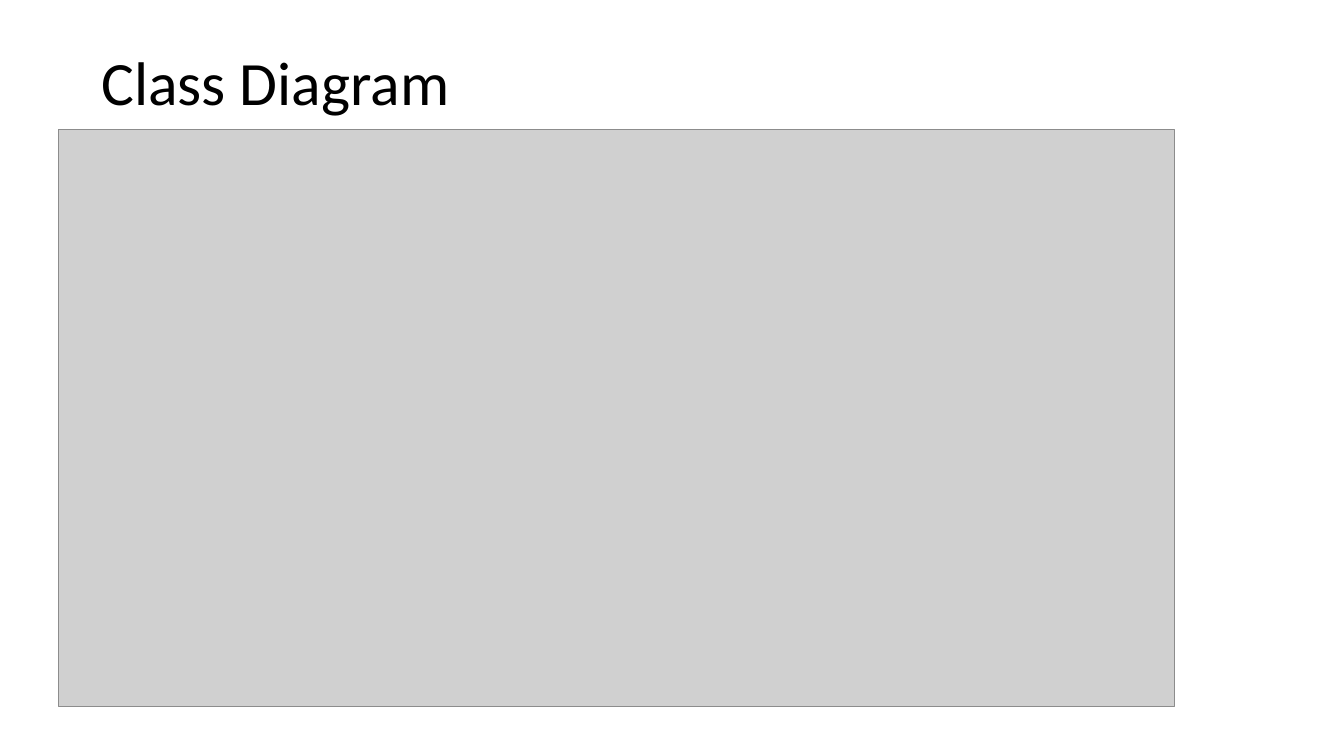
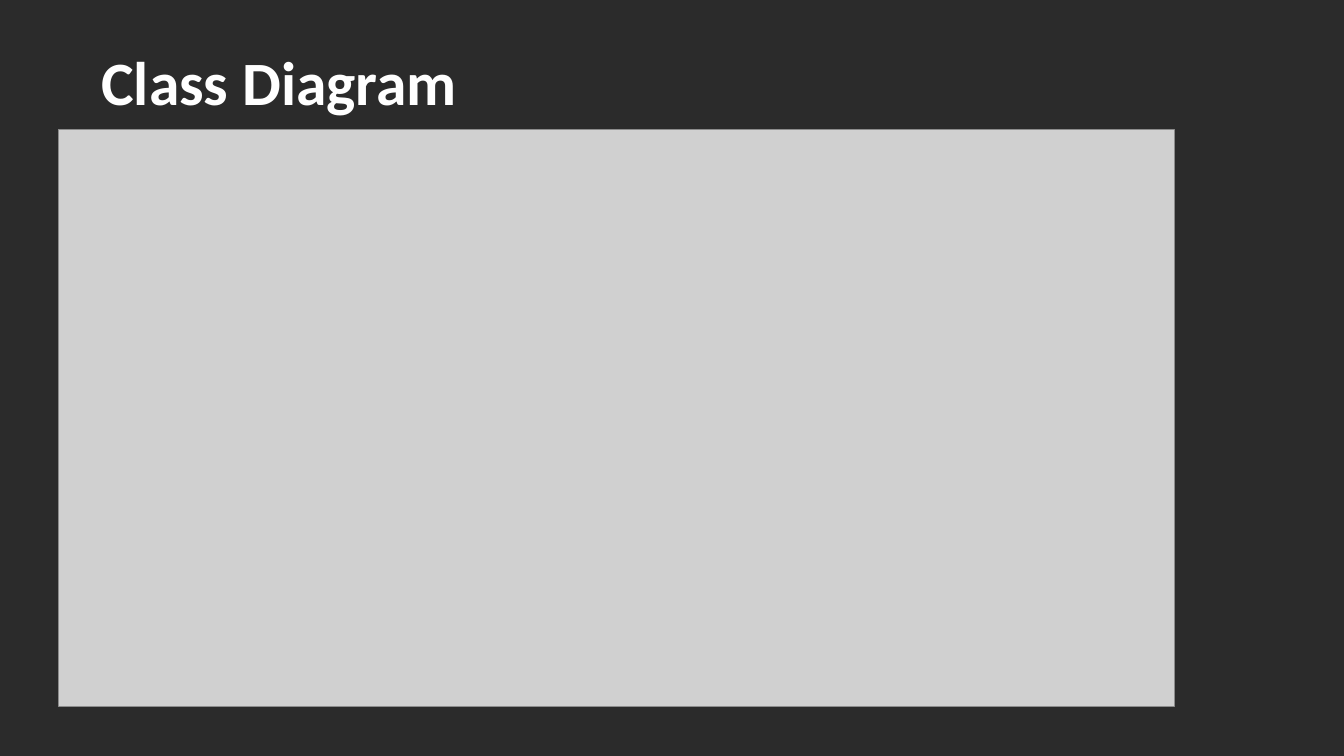
Before and after one commit to krasicji/Architecture-Final-Project, a slide deck: slide 3 of FinalPresentation.pptx. Drawn at 1344x756 pixels with LibreOffice and Linux fonts; fonts in the diff are those of the drawing; grey boxes stand for pictures; background and template pictures are left out; a plain dark background stands for a picture behind light text. Boxes give left, top, right and bottom in pixels: in the first picture for what was removed or moved away, otherwise in the second. Text is boxed around its words. In the diff, an @@ line names an element or a change of style, - is before the commit and + after.

```diff
--- a/FinalPresentation.pptx
+++ b/FinalPresentation.pptx
@@ background #FFFFFF to picture (left out) @@
@@ title "Class Diagram" at (101,61,456,116): text colour #000000 to #FFFFFF, bold on @@
```
Also in this commit, not shown: 1 other slide changed, 3 slides added, 2 slides removed, 6 other files.
